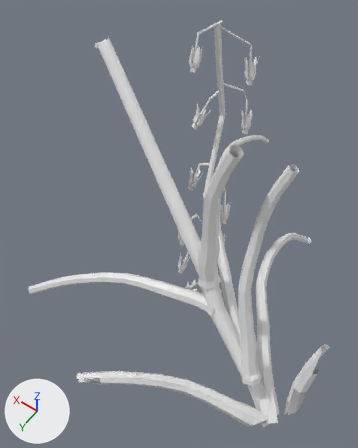
Renders of the OBJ model meshes/env/plants/v8_rachis3.obj from each side of a commit.
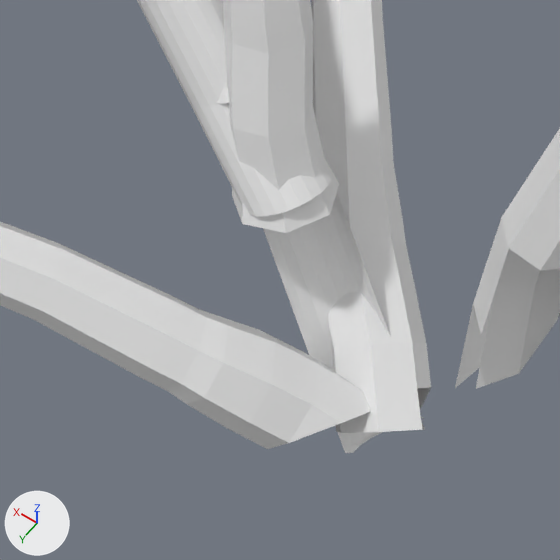
Each version appears first whole from a 50 mm camera at (-0.1291, 0.1828, 0.1824) aimed at (0.0, 0.0021, -0.1016), and next in a close-up on the part from 55% to 85% of the width and 76% to 100% of the height. Lighting does not change. The marker at lower left points along +X, +Y and +Z. The last two pictures show the newer version. Where no turn or scale is listed for an object, it has been applied to the vertices. Vertices at exactly the same position are counted once.

Objects in the first close-up: 'v8_rachis3'.
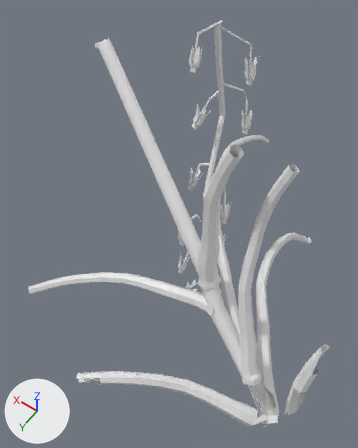
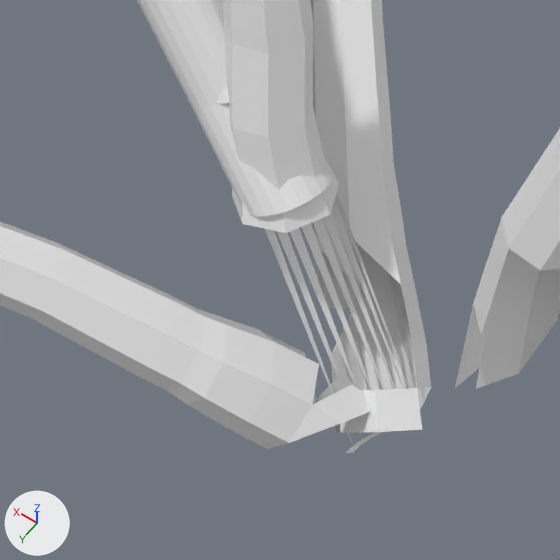
Changed parts and their boxes [x1, y1, x2, y2] in the close-ups (560 x 560 px):
part 1 of me_v8_rachis3, deleted
    before: [260, 201, 425, 453]

Diff of the bpy script that builds the scene:
```diff
--- a/meshes/env/plants/v8_rachis3.obj.py
+++ b/meshes/env/plants/v8_rachis3.obj.py
@@ me_v8_rachis3 @@
 # used by ob_v8_rachis3; location = (0.0, 0.0, 0.0)
-me_v8_rachis3.from_pydata(...)  # 2297 vertices, 4321 faces; spans x -0.132..0.085, y -0.155..0.128, z -0.234..0.029
+me_v8_rachis3.from_pydata(...)  # 2295 vertices, 4289 faces; spans x -0.132..0.085, y -0.155..0.128, z -0.234..0.029
+# me_v8_rachis3 part 1
+# 2 vertices are removed from x -0.115..-0.112, y 0.067..0.069, z -0.14..-0.137
+# 32 faces are deleted
```
